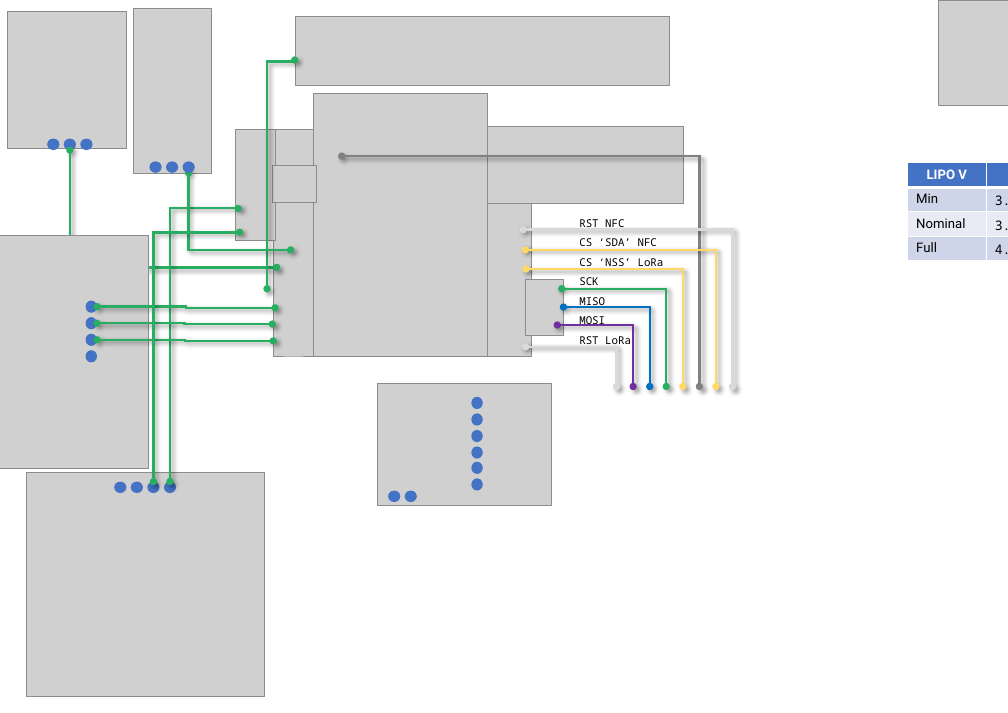
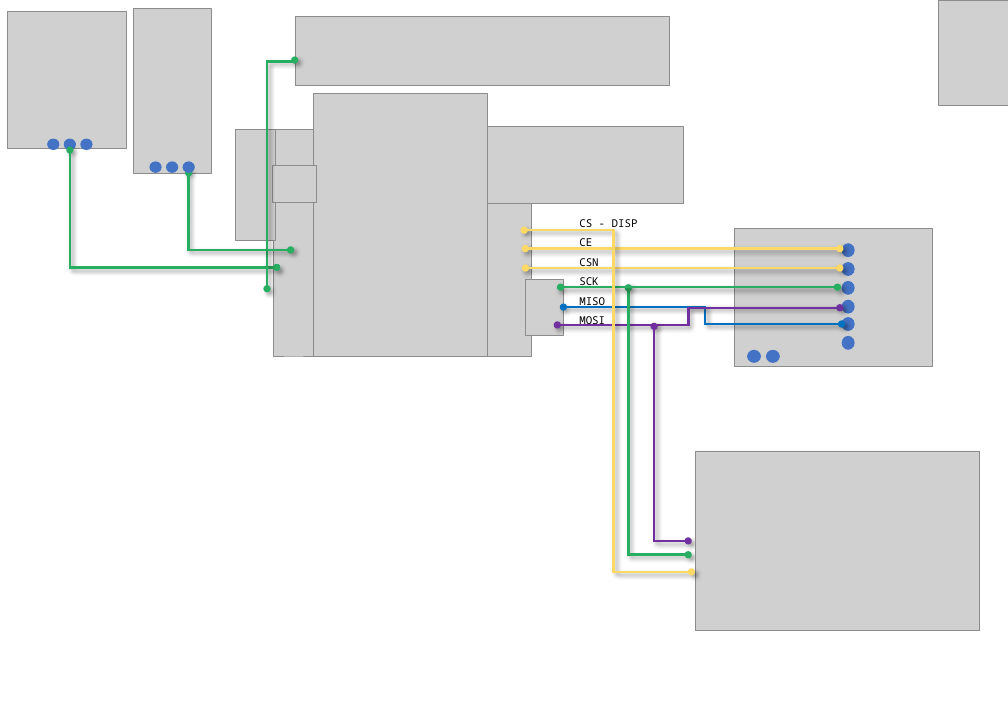
Before and after one commit to SamuelEames/SimonSays_Team, a slide deck: slide 1 of Simon_WiringNotes.pptm. Drawn at 1008x713 pixels with LibreOffice and Linux fonts; fonts in the diff are those of the drawing; grey boxes stand for pictures; background and template pictures are left out. Boxes give left, top, right and bottom in pixels: in the first picture for what was removed or moved away, otherwise in the second. Text is boxed around its words. In the diff, an @@ line names an element or a change of style, - is before the commit and + after.

```diff
--- a/Simon_WiringNotes.pptm
+++ b/Simon_WiringNotes.pptm
@@ elbow double arrow removed from (341, 156) to (699, 386) @@
@@ table removed at [908, 163, 1008, 260], 4 rows, 3 columns @@
-LIPO V | 1C | 3C
-Min | 3.0 | 9.0
-Nominal | 3.7 | 11.1
-Full | 4.2 | 12.6
@@ picture removed at [0, 235, 148, 467] @@
@@ elbow double arrow removed from (240, 232) to (153, 481) @@
@@ elbow double arrow removed from (523, 229) to (733, 386) @@
@@ freeform shape added at [524, 230, 692, 572], outline #FFD966 2 pt @@
@@ text at [579, 219, 638, 269]: text changed @@
-RST NFC
-CS ‘SDA’ NFC
-CS ‘NSS’ LoRa
+CS - DISP
+CE
+CSN
@@ picture: place and size @@
-picture at [377, 384, 551, 506]
+picture at [736, 228, 933, 366]
@@ elbow double arrow removed from (525, 250) to (716, 386) @@
@@ double arrow added from (525, 248) to (840, 248), #FFD966 2 pt @@
@@ double arrow added from (525, 268) to (840, 268), #FFD966 2 pt @@
@@ elbow double arrow removed from (526, 269) to (683, 386) @@
@@ double arrow added from (560, 287) to (837, 287), #27AE60 2 pt @@
@@ elbow double arrow moved from (170, 481) - (238, 209) to (629, 288) - (688, 554) @@
@@ 3 ellipses: place and size @@
-3 ellipses at [471, 396, 482, 442]
+3 ellipses at [842, 244, 855, 294]
@@ elbow double arrow removed from (275, 308) to (97, 307) @@
@@ elbow double arrow removed from (272, 324) to (97, 323) @@
@@ elbow double arrow moved from (557, 325) - (633, 386) to (557, 325) - (840, 308) @@
@@ elbow double arrow moved from (564, 307) - (650, 386) to (564, 307) - (842, 324) @@
@@ elbow double arrow moved from (562, 289) - (667, 386) to (654, 326) - (688, 541) @@
@@ elbow double arrow (654, 326) - (688, 541): stroke #27AE60 2 pt to #7030A0 2 pt @@
@@ ellipse: place and size @@
-ellipse at [471, 446, 482, 458]
+ellipse at [842, 300, 855, 313]
@@ ellipse: place and size @@
-ellipse at [471, 462, 482, 474]
+ellipse at [842, 317, 855, 331]
@@ group removed at [86, 301, 97, 363]: 4 ellipses @@
@@ elbow double arrow removed from (273, 341) to (97, 340) @@
@@ elbow double arrow removed from (526, 347) to (617, 386) @@
@@ text at [579, 336, 631, 344]: paragraph removed @@
-RST LoRa
@@ ellipse: place and size @@
-ellipse at [388, 491, 400, 502]
+ellipse at [748, 350, 761, 363]
@@ ellipse: place and size @@
-ellipse at [404, 491, 416, 502]
+ellipse at [766, 350, 779, 363]
@@ ellipse: place and size @@
-ellipse at [471, 478, 482, 490]
+ellipse at [842, 336, 855, 350]
@@ picture added at [695, 451, 980, 630] @@
@@ group removed at [27, 473, 265, 697]: 4 ellipses, 1 picture @@
```
Also in this commit, not shown: 3 other files.
